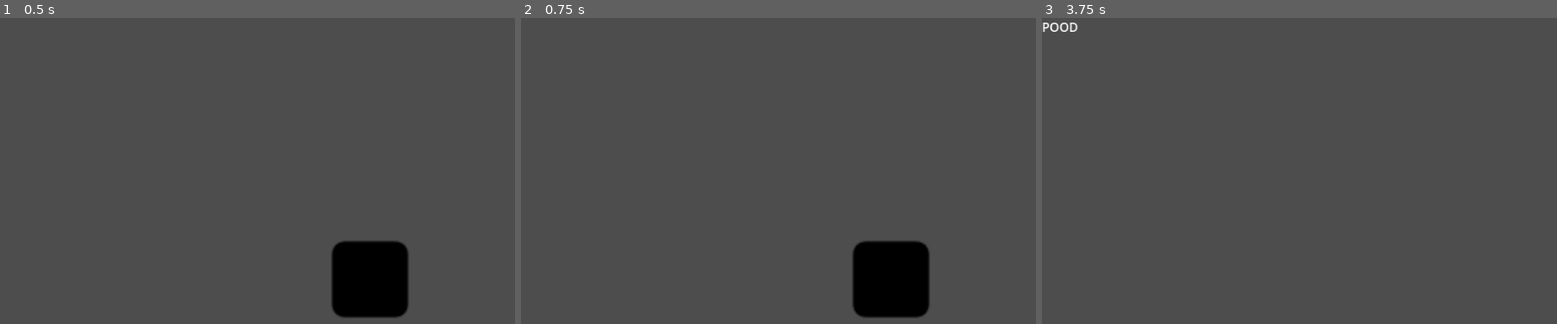
Above: before the commit, frames 1-3 (left to right).
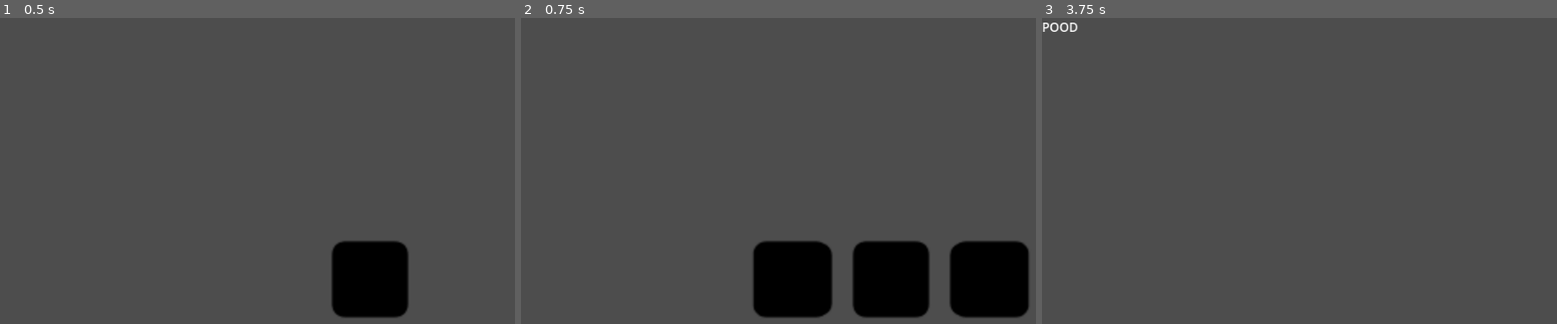
Above: after the commit, the same moments.

Repository: Rubj/dice
Game: Godot game, scene res://node_2d.tscn
Two runs of this game, one before a commit and one after it. Both use one fixed random seed, a clock stepped at 60 frames per second and the inputs below.
Inputs (mouse positions are in pixels of both pictures, inside the frame that each line leads up to):
- Up to frame 1 (0.5 s): no input
- Up to frame 2 (0.75 s): tap Enter at 0.5 s; move the mouse to (outside the picture) at 0.52 s; click (outside the picture) at 0.6 s
- Up to frame 3 (3.75 s): tap Space at 1.25, 2.75 s; move the mouse to (1263, 247) at 1.27 s; click (1263, 247) at 1.35 s; tap Enter at 2, 3.5 s; move the mouse to (1484, 134) at 2.02 s; click (1484, 134) at 2.1 s; move the mouse to (1376, 308) at 2.77 s; click (1376, 308) at 2.85 s; move the mouse to (outside the picture) at 3.52 s; click (outside the picture) at 3.6 s

Frame 1 is identical in both runs. In frame 2, 7.5% of the frame differs, in the area x 45-99%, y 72-98%; in frame 3, nothing differs.

Commit message:
test 3 d6 täringu turning

Diff:
--- a/node_2d.gd
+++ b/node_2d.gd
@@ -44,17 +44,26 @@
 	veeretaTaringuid(myDice);
 
 func veeretaTaringuid(ds: Array[Taring]):
-	for d in ds:
+	var subViewport: SubViewport = get_child(0).get_child(1);
+	var taringD6: MeshInstance3D = subViewport.get_child(0);
+	var left_side: float = -0.5;
+	taringD6.position = Vector3(left_side, 0, 0);
+	var taringud: Array[MeshInstance3D] = [taringD6];
+	for i in range(ds.size()):
+		var d = ds[i];
 		d.roll();
-	turnD6(ds[0].current_side);
+		if (taringud.size() < (i + 1)):
+			var t: MeshInstance3D = taringD6.duplicate();
+			subViewport.add_child(t);
+			t.position = Vector3(left_side + (i*0.5), 0, 0);
+			taringud.push_back(t);
+		turnD6(d.current_side, taringud[i]);
 	print(str(ds.map(func(d): return d.current_side)) + " || viskeid jäänud: " + str(viskeid));
 
-func turnD6(v: int): #todo move to render logic
-	var taring: MeshInstance3D = get_child(0).get_child(1).get_child(0); #D6EsimeneKatsetus
-
+func turnD6(v: int, taring: MeshInstance3D): #todo move to render logic
 	if v == 6:
 		taring.rotation_degrees = Vector3(0, 0, 0);
-	if v == 5:
+	elif v == 5:
 		taring.rotation_degrees = Vector3(90, 0, 0);
 	elif v == 1:
 		taring.rotation_degrees = Vector3(180, 0, 0);
